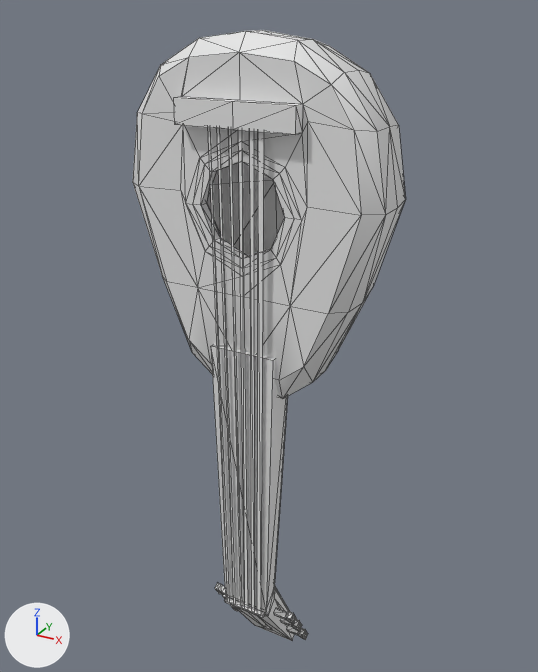
Before and after pictures for a commit that changed the glTF model src/assets/glb/kits/pirate/weapons/Lute.glb.
Rendered twice from a 50 mm lens placed at (64.1, -109.1, 96.9), pointed at (-3.3, 13.4, 35.6). Every picture has the same lights, and +X, +Y and +Z are marked at lower left. The older version comes first. Mesh edges are drawn as thin lines. Where no turn or scale is listed for an object, it has been applied to the vertices.

Names of what the first picture shows: 'Weapon_Lute'.
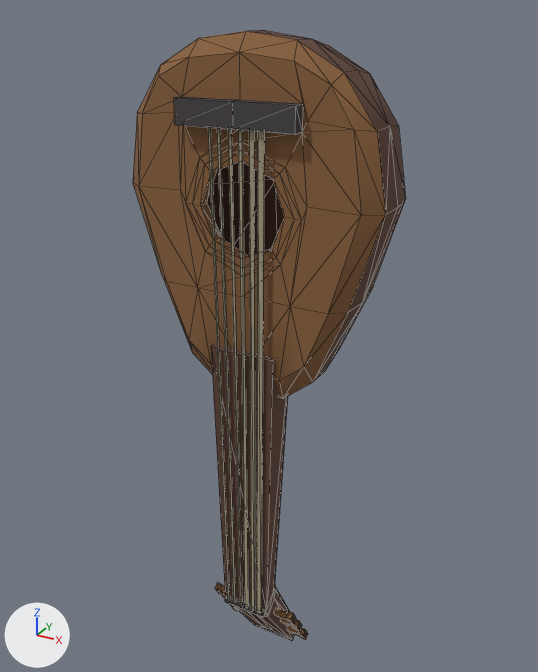
The newer file is also rescaled (x0.01) as a whole; pictures and numbers use the older file's frame.

Where the change shows, as pixel boxes (x1, y1, x2, y2) in the pictures (538 x 672 px):
```json
{"object": "Weapon_Lute", "change": "surface changed", "before": [133, 30, 406, 641], "after": [133, 30, 406, 641], "on screen": "white to brown"}
```

Edits to the scene script, one JSON object a line:
```json
{"op": "add", "block": "img_atlas_pirate", "code": ["img_atlas_pirate = load_image('Atlas_Pirate', '_unpacked/Atlas_Pirate', 32, 32, 'sRGB')"]}
{"op": "remove", "block": "mat_atlas", "code": "mat_atlas.base_color = (0.8, 0.8, 0.8)  # white #e7e7e7"}
{"op": "add", "block": "mat_atlas", "code": "mat_atlas.texture = img_atlas_pirate"}
{"op": "set", "path": "mat_atlas.roughness", "old": "0.553", "new": "1.0"}
```
